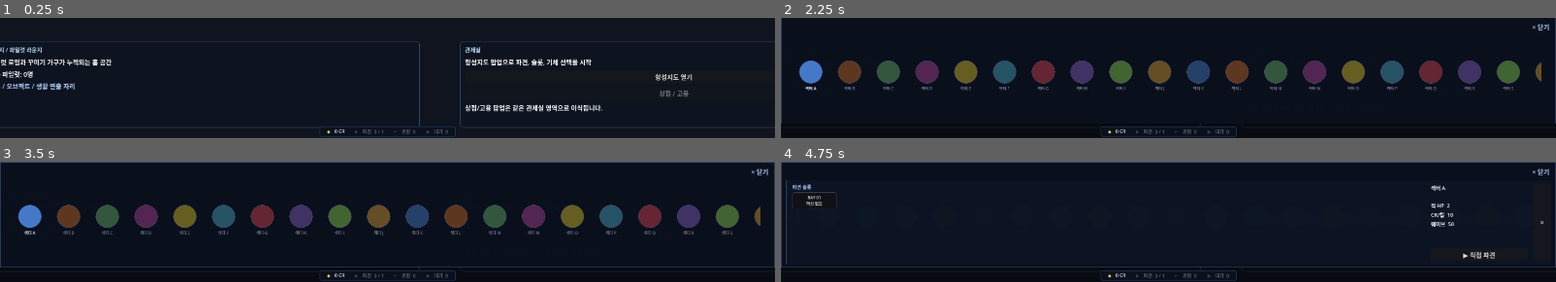
Above: before the commit, frames 1-4 (two rows, left to right).
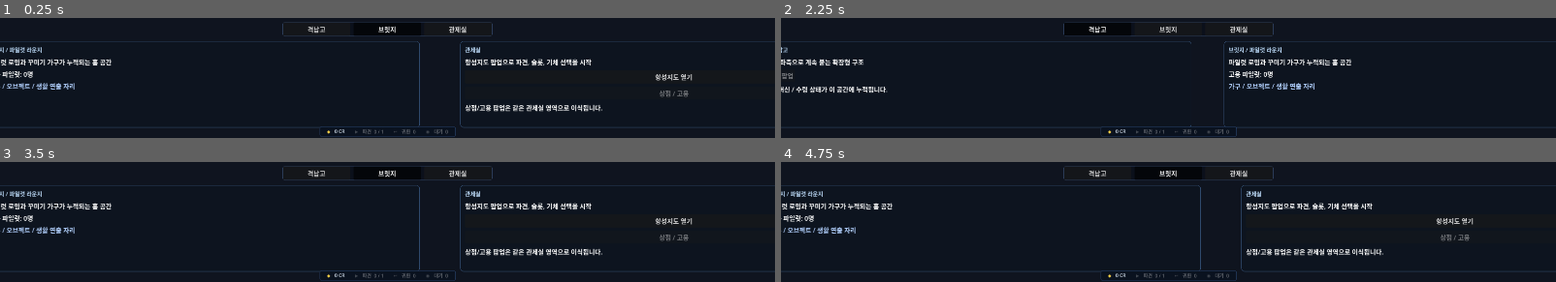
Above: after the commit, the same moments.

Repository: havergooday/dockclicker
Game: Godot game, scene res://scenes/main/main.tscn
Same seed, same stepped clock (60 frames per second), same inputs: the game is played once before the commit and once after it.
Inputs (mouse positions are in pixels of both pictures, inside the frame that each line leads up to):
- Up to frame 1 (0.25 s): no input
- Up to frame 2 (2.25 s): click "항성지도 열기" at 0.5 s; click (1540, 27) at 1.25 s, where only the run before the commit has a clickable "× 닫기"; click "항성지도 열기" (after the commit: "격납고") at 2 s
- Up to frame 3 (3.5 s): click (387, 172) at 2.75 s, where only the run after the commit has a clickable "브릿지"
- Up to frame 4 (4.75 s): click (812, 220) at 3.52 s; click (788, 220) at 4.27 s

The runs differ from the first frame. In frame 1, 0.6% of the frame differs, in the area x 36-64%, y 3-16%; in frame 2, 13%; in frame 3, 15%, in the area x 0-100%, y 0-92%; in frame 4, 7.3%.
Error after the commit: Parse Error: Cannot infer the type of "bay_index" variable because the value doesn't have a set type. (res://scripts/ui/star_map_popup.gd:477)

Commit message:
fix: star map UX — nav fixed overlay, planet centering, 75% slide panel, planet slots
ship_canvas:
- nav bar moved out of scrollable content → fixed centered overlay at top (브릿지 위 중앙)

star_map_popup:
- planet row: SIZE_EXPAND_FILL + ALIGNMENT_CENTER for proper centering
- close button: centered (header alignment = CENTER, removed spacer)
- slide panel: 75% width from right (anchor_left=0.25), now child of _main_panel
  - full-width dark overlay (_detail_overlay) covers entire popup incl. header/close button
  - layout changed to X | 상세정보 | 행성슬롯 (left to right)
  - X button on left edge of slide panel
- slots: now show planet's max_slots (1–4), not player's dispatch bays
  - empty slot: shows "+ 파견", opens bay selection popup
  - occupied slot: shows BAY#, state; "returned" triggers collect
  - add _collect_bay() using GameState.collect_auto_slot()

Co-Authored-By: Claude Sonnet 4.6 <noreply@anthropic.com>

Diff:
--- a/scripts/ui/ship_canvas.gd
+++ b/scripts/ui/ship_canvas.gd
@@ -49,8 +49,8 @@
 	scroll.add_child(_content)
 
 	_build_background()
+	_build_zone_panels()
 	_build_nav_bar()
-	_build_zone_panels()
 	_build_star_map_popup()
 
 
@@ -69,8 +69,14 @@
 
 func _build_nav_bar() -> void:
 	var bar := PanelContainer.new()
-	bar.position = Vector2(16, 10)
-	bar.size = Vector2(520, 36)
+	bar.anchor_left = 0.5
+	bar.anchor_top = 0.0
+	bar.anchor_right = 0.5
+	bar.anchor_bottom = 0.0
+	bar.offset_left = -260.0
+	bar.offset_right = 260.0
+	bar.offset_top = 10.0
+	bar.offset_bottom = 46.0
 	bar.mouse_filter = Control.MOUSE_FILTER_IGNORE
 	var style := StyleBoxFlat.new()
 	style.bg_color = Color(0.04, 0.06, 0.10, 0.78)
@@ -78,7 +84,7 @@
 	style.set_border_width_all(1)
 	style.set_corner_radius_all(6)
 	bar.add_theme_stylebox_override("panel", style)
-	_content.add_child(bar)
+	add_child(bar)
 
 	var row := HBoxContainer.new()
 	row.set_anchors_and_offsets_preset(Control.PRESET_FULL_RECT)
--- a/scripts/ui/star_map_popup.gd
+++ b/scripts/ui/star_map_popup.gd
@@ -34,6 +34,7 @@
 var _planet_dragging: bool = false
 var _planet_drag_anchor_x: float = 0.0
 var _planet_drag_scroll_start: int = 0
+var _detail_overlay: ColorRect
 
 
 func _ready() -> void:
@@ -53,6 +54,7 @@
 	_slide_panel.visible = false
 	_slide_panel.offset_left = 2000.0
 	_slide_panel.offset_right = 2000.0
+	_detail_overlay.visible = false
 	_select_default_planet()
 	_rebuild_planets()
 	call_deferred("_restore_saved_scroll")
@@ -76,6 +78,8 @@
 		_hide_ship_popup()
 		_hide_confirm_popup()
 		_hide_toast()
+		_slide_panel.visible = false
+		_detail_overlay.visible = false
 		_planet_dragging = false
 		_selected_slot_index = -1
 		_selected_bay_index = -1
@@ -123,13 +127,9 @@
 	root.add_theme_constant_override("separation", 6)
 	_main_panel.add_child(root)
 
-	# Minimal header — just close button right-aligned
 	var header := HBoxContainer.new()
+	header.alignment = BoxContainer.ALIGNMENT_CENTER
 	root.add_child(header)
-
-	var hdr_spacer := Control.new()
-	hdr_spacer.size_flags_horizontal = Control.SIZE_EXPAND_FILL
-	header.add_child(hdr_spacer)
 
 	var close_btn := Button.new()
 	close_btn.text = "× 닫기"
@@ -150,6 +150,7 @@
 	_body_wrapper.add_child(_planet_area)
 
 	_build_planet_area()
+	_build_detail_overlay()
 	_build_slide_panel()
 	_build_float_popups()
 	_build_toast()
@@ -173,14 +174,29 @@
 	_planet_row = HBoxContainer.new()
 	_planet_row.add_theme_constant_override("separation", 20)
 	_planet_row.alignment = BoxContainer.ALIGNMENT_CENTER
+	_planet_row.size_flags_horizontal = Control.SIZE_EXPAND_FILL
 	_planet_scroll.add_child(_planet_row)
+
+
+func _build_detail_overlay() -> void:
+	_detail_overlay = ColorRect.new()
+	_detail_overlay.set_anchors_preset(Control.PRESET_FULL_RECT)
+	_detail_overlay.color = Color(0, 0, 0, 0.60)
+	_detail_overlay.visible = false
+	_detail_overlay.mouse_filter = Control.MOUSE_FILTER_STOP
+	_main_panel.add_child(_detail_overlay)
 
 
 func _build_slide_panel() -> void:
 	_slide_panel = PanelContainer.new()
-	_slide_panel.set_anchors_preset(Control.PRESET_FULL_RECT)
-	_slide_panel.offset_left = 2000.0
-	_slide_panel.offset_right = 2000.0
+	_slide_panel.anchor_left = 0.25
+	_slide_panel.anchor_top = 0.0
+	_slide_panel.anchor_right = 1.0
+	_slide_panel.anchor_bottom = 1.0
+	_slide_panel.offset_left = 0.0
+	_slide_panel.offset_right = 0.0
+	_slide_panel.offset_top = 0.0
+	_slide_panel.offset_bottom = 0.0
 	_slide_panel.visible = false
 	var slide_style := StyleBoxFlat.new()
 	slide_style.bg_color = Color(0.05, 0.08, 0.14, 0.98)
@@ -189,26 +205,52 @@
 	slide_style.border_width_top = 0
 	slide_style.border_width_right = 0
 	slide_style.border_width_bottom = 0
-	slide_style.content_margin_left = 16
-	slide_style.content_margin_right = 0
+	slide_style.content_margin_left = 12
+	slide_style.content_margin_right = 16
 	slide_style.content_margin_top = 8
 	slide_style.content_margin_bottom = 8
 	_slide_panel.add_theme_stylebox_override("panel", slide_style)
-	_body_wrapper.add_child(_slide_panel)
+	_main_panel.add_child(_slide_panel)
 
 	var row := HBoxContainer.new()
 	row.set_anchors_and_offsets_preset(Control.PRESET_FULL_RECT)
 	row.add_theme_constant_override("separation", 14)
 	_slide_panel.add_child(row)
 
-	# Left: dispatch slot section (2-row grid, scrollable horizontally)
+	# Left: X close button
+	var x_btn := Button.new()
+	x_btn.text = "×"
+	x_btn.custom_minimum_size = Vector2(40, 0)
+	x_btn.size_flags_vertical = Control.SIZE_EXPAND_FILL
+	x_btn.pressed.connect(_deselect_planet)
+	row.add_child(x_btn)
+
+	# Middle: planet detail info
+	var info_section := VBoxContainer.new()
+	info_section.custom_minimum_size = Vector2(220, 0)
+	info_section.add_theme_constant_override("separation", 8)
+	row.add_child(info_section)
+
+	_detail_info_label = Label.new()
+	_detail_info_label.autowrap_mode = TextServer.AUTOWRAP_WORD_SMART
+	_detail_info_label.size_flags_vertical = Control.SIZE_EXPAND_FILL
+	_detail_info_label.add_theme_font_size_override("font_size", 13)
+	info_section.add_child(_detail_info_label)
+
+	var direct_btn := Button.new()
+	direct_btn.text = "▶ 직접 파견"
+	direct_btn.custom_minimum_size = Vector2(0, 32)
+	direct_btn.pressed.connect(func(): _confirm_dispatch(-1))
+	info_section.add_child(direct_btn)
+
+	# Right: planet slot section
 	var slot_wrap := VBoxContainer.new()
 	slot_wrap.size_flags_horizontal = Control.SIZE_EXPAND_FILL
 	slot_wrap.add_theme_constant_override("separation", 4)
 	row.add_child(slot_wrap)
 
 	var slot_title := Label.new()
-	slot_title.text = "파견 슬롯"
+	slot_title.text = "행성 슬롯"
 	slot_title.add_theme_font_size_override("font_size", 12)
 	slot_title.modulate = Color(0.68, 0.80, 1.0)
 	slot_wrap.add_child(slot_title)
@@ -222,35 +264,9 @@
 
 	_slot_grid = GridContainer.new()
 	_slot_grid.columns = 4
-	_slot_grid.add_theme_constant_override("h_separation", 6)
-	_slot_grid.add_theme_constant_override("v_separation", 6)
+	_slot_grid.add_theme_constant_override("h_separation", 8)
+	_slot_grid.add_theme_constant_override("v_separation", 8)
 	slot_scroll.add_child(_slot_grid)
-
-	# Middle: planet info
-	var info_section := VBoxContainer.new()
-	info_section.custom_minimum_size = Vector2(240, 0)
-	info_section.add_theme_constant_override("separation", 8)
-	row.add_child(info_section)
-
-	_detail_info_label = Label.new()
-	_detail_info_label.autowrap_mode = TextServer.AUTOWRAP_WORD_SMART
-	_detail_info_label.size_flags_vertical = Control.SIZE_EXPAND_FILL
-	_detail_info_label.add_theme_font_size_override("font_size", 13)
-	info_section.add_child(_detail_info_label)
-
-	var direct_btn := Button.new()
-	direct_btn.text = "▶ 직접 파견"
-	direct_btn.custom_minimum_size = Vector2(0, 32)
-	direct_btn.pressed.connect(func(): _confirm_dispatch(-1))
-	info_section.add_child(direct_btn)
-
-	# Right: X close button full-height
-	var x_btn := Button.new()
-	x_btn.text = "×"
-	x_btn.custom_minimum_size = Vector2(44, 0)
-	x_btn.size_flags_vertical = Control.SIZE_EXPAND_FILL
-	x_btn.pressed.connect(_deselect_planet)
-	row.add_child(x_btn)
 
 
 func _build_float_popups() -> void:
@@ -447,31 +463,45 @@
 func _rebuild_slots() -> void:
 	for child in _slot_grid.get_children():
 		child.queue_free()
-	var unlocked_bays: Array = []
+	var planet := GameState.get_planet(_selected_planet_id)
+	if planet.is_empty():
+		return
+	var max_slots := int(planet.get("max_slots", 1))
+	var active_bays: Array = []
 	for i in GameState.auto_slots.size():
-		var slot := GameState.auto_slots[i] as DispatchManager.AutoSlot
-		if slot.state != "locked":
-			unlocked_bays.append(i)
-	_slot_grid.columns = max(2, ceili(float(unlocked_bays.size()) / 2.0))
-	for bay_index in unlocked_bays:
-		_slot_grid.add_child(_make_slot_card(bay_index))
-
-
-func _make_slot_card(bay_index: int) -> Button:
-	var slot := GameState.auto_slots[bay_index] as DispatchManager.AutoSlot
-	var is_this_planet := slot.state in ["on_mission", "returning", "returned"] and slot.planet == _selected_planet_id
+		var s := GameState.auto_slots[i] as DispatchManager.AutoSlot
+		if s.planet == _selected_planet_id and s.state in ["on_mission", "returning", "returned"]:
+			active_bays.append(i)
+	_slot_grid.columns = max_slots
+	for i in max_slots:
+		var bay_index := active_bays[i] if i < active_bays.size() else -1
+		_slot_grid.add_child(_make_planet_slot_card(i, bay_index))
+
+
+func _make_planet_slot_card(slot_idx: int, bay_index: int) -> Button:
 	var btn := Button.new()
-	btn.toggle_mode = true
-	btn.custom_minimum_size = Vector2(110, 40)
-	btn.add_theme_font_size_override("font_size", 10)
-	var line1 := "BAY %02d" % (bay_index + 1)
-	var line2 := _slot_state_text(slot.state, is_this_planet, slot.planet)
-	btn.text = "%s\n%s" % [line1, line2]
-	btn.button_pressed = is_this_planet
-	if slot.state == "offline":
-		btn.pressed.connect(func(): _open_ship_popup(bay_index, btn))
-	_apply_slot_style(btn, slot.state, is_this_planet)
+	btn.toggle_mode = false
+	btn.custom_minimum_size = Vector2(140, 52)
+	btn.add_theme_font_size_override("font_size", 11)
+	if bay_index < 0:
+		btn.text = "슬롯 %d\n+ 파견" % (slot_idx + 1)
+		btn.pressed.connect(func(): _open_ship_popup(slot_idx, btn))
+		_apply_slot_style(btn, "offline", false)
+	else:
+		var slot := GameState.auto_slots[bay_index] as DispatchManager.AutoSlot
+		btn.text = "슬롯 %d  BAY %02d\n%s" % [slot_idx + 1, bay_index + 1, _slot_state_text(slot.state, true, slot.planet)]
+		if slot.state == "returned":
+			btn.pressed.connect(func(): _collect_bay(bay_index))
+		_apply_slot_style(btn, slot.state, true)
 	return btn
+
+
+func _collect_bay(bay_index: int) -> void:
+	if not GameState.collect_auto_slot(bay_index):
+		_show_toast("수령 실패")
+		return
+	_show_toast("수령 완료")
+	_rebuild_slots()
 
 
 func _slot_state_text(state: String, is_this_planet: bool, planet_id: String) -> String:
@@ -536,9 +566,10 @@
 
 
 func _enter_detail_mode() -> void:
-	var start_x := maxf(_body_wrapper.size.x, 600.0)
-	_slide_panel.offset_left = start_x
-	_slide_panel.offset_right = start_x
+	var off := maxf(_main_panel.size.x, 800.0)
+	_detail_overlay.visible = true
+	_slide_panel.offset_left = off
+	_slide_panel.offset_right = off
 	_slide_panel.visible = true
 	var tween := create_tween()
 	tween.set_parallel(true)
@@ -547,13 +578,14 @@
 
 
 func _exit_detail_mode() -> void:
-	var end_x := maxf(_body_wrapper.size.x, 600.0)
+	var off := maxf(_main_panel.size.x, 800.0)
 	var tween := create_tween()
 	tween.set_parallel(true)
-	tween.tween_property(_slide_panel, "offset_left", end_x, 0.20).set_ease(Tween.EASE_IN).set_trans(Tween.TRANS_SINE)
-	tween.tween_property(_slide_panel, "offset_right", end_x, 0.20).set_ease(Tween.EASE_IN).set_trans(Tween.TRANS_SINE)
+	tween.tween_property(_slide_panel, "offset_left", off, 0.20).set_ease(Tween.EASE_IN).set_trans(Tween.TRANS_SINE)
+	tween.tween_property(_slide_panel, "offset_right", off, 0.20).set_ease(Tween.EASE_IN).set_trans(Tween.TRANS_SINE)
 	tween.chain().tween_callback(func():
 		_slide_panel.visible = false
+		_detail_overlay.visible = false
 	)
 
 
